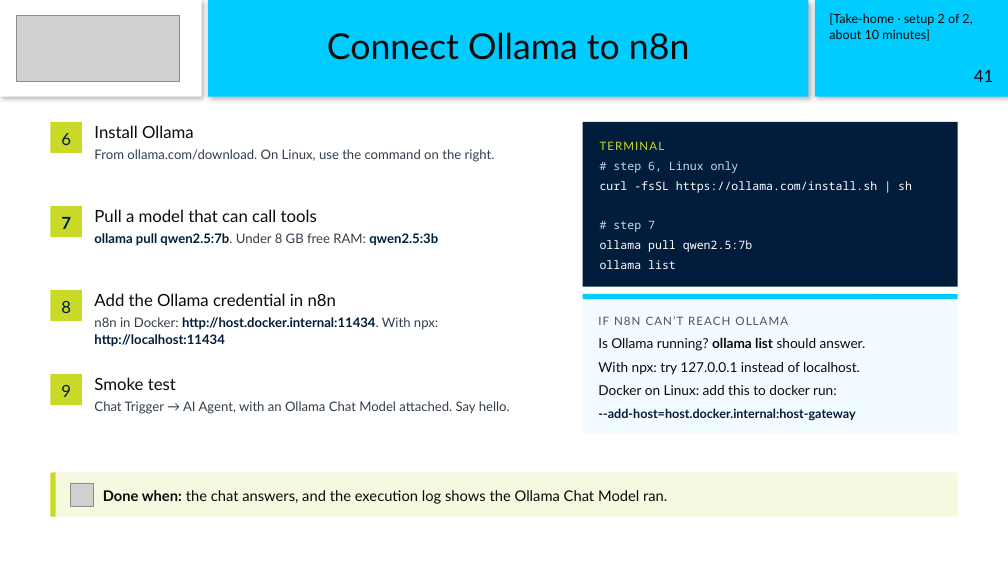
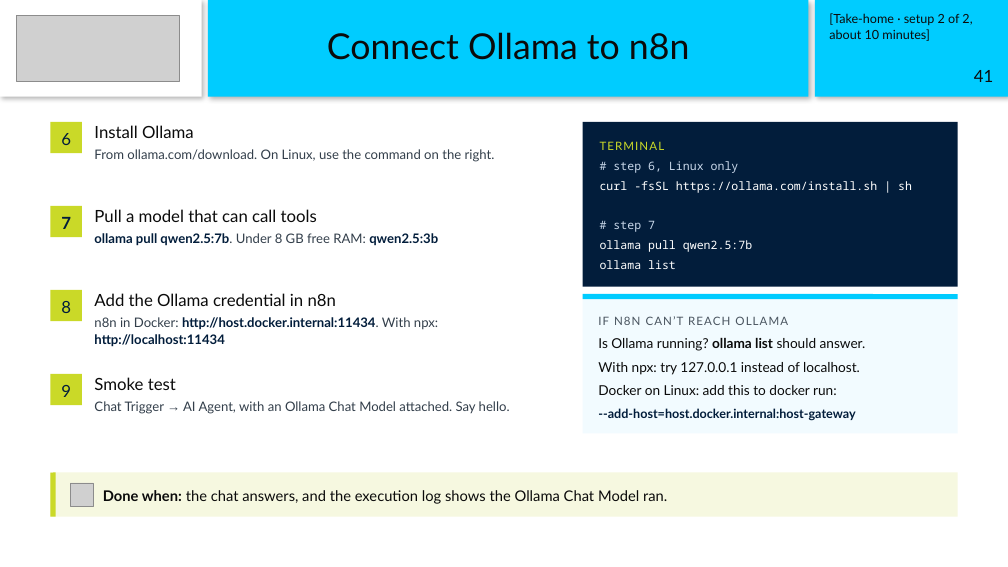
Before and after one commit to karpit0499/teaching, a slide deck: slide 41 of 2026-11-09_gisma_intelligent-agents-lecture/slides/session-1_theory/Session1_Intelligent_Agents_Theory.pptx. Drawn at 1008x567 pixels with LibreOffice and Linux fonts; fonts in the diff are those of the drawing; grey boxes stand for pictures. Boxes give left, top, right and bottom in pixels: in the first picture for what was removed or moved away, otherwise in the second. Text is boxed around its words. In the diff, an @@ line names an element or a change of style, - is before the commit and + after.

```diff
--- a/2026-11-09_gisma_intelligent-agents-lecture/slides/session-1_theory/Session1_Intelligent_Agents_Theory.pptx
+++ b/2026-11-09_gisma_intelligent-agents-lecture/slides/session-1_theory/Session1_Intelligent_Agents_Theory.pptx
@@ text "Chat Trigger → AI Agent, ..." at [94,401,510,414]: font Lato to Arial in "→" @@
```
Also in this commit, not shown: 9 other slides changed, 9 other files.
